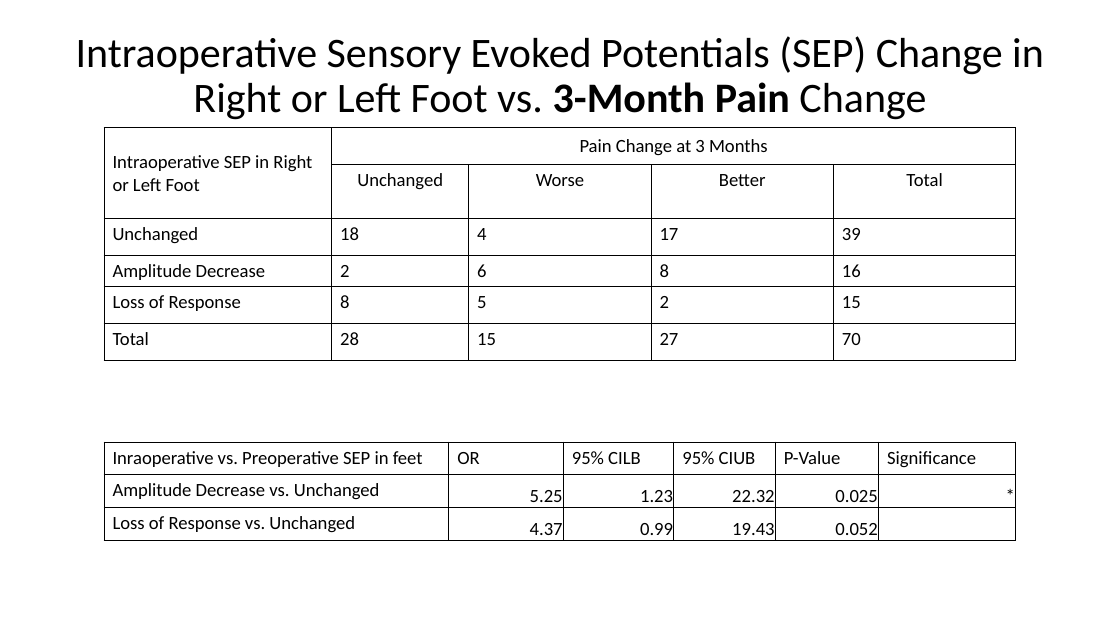
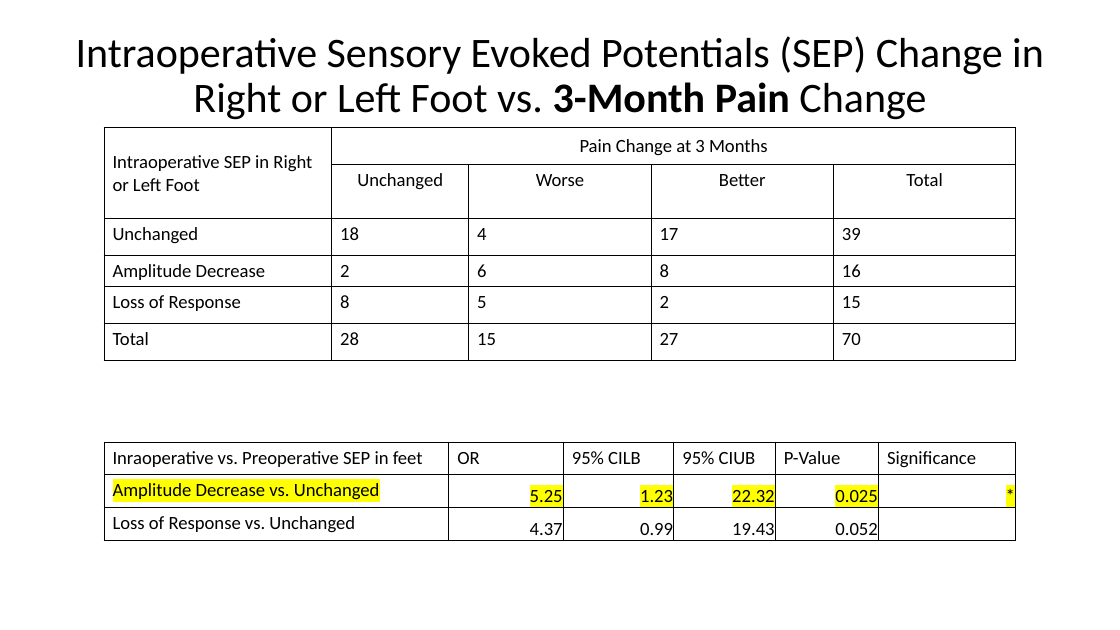
Before and after one commit to sargdavid/gayane_neurophys, a slide deck: slide 10 of output/d_wave_study_v2.pptx. Drawn at 1120x630 pixels with LibreOffice and Linux fonts; fonts in the diff are those of the drawing. Boxes give left, top, right and bottom in pixels: in the first picture for what was removed or moved away, otherwise in the second. Text is boxed around its words. In the diff, an @@ line names an element or a change of style, - is before the commit and + after.

```diff
--- a/output/d_wave_study_v2.pptx
+++ b/output/d_wave_study_v2.pptx
@@ table at (x1=104, y1=442, x2=1016, y2=545) @@
@@ highlight none to #FFFF00 in "Amplitude Decrease vs. Unchanged", "5.25", "1.23", "22.32" and 2 more places @@
```
Also in this commit, not shown: 9 other slides changed, 19 other files.
